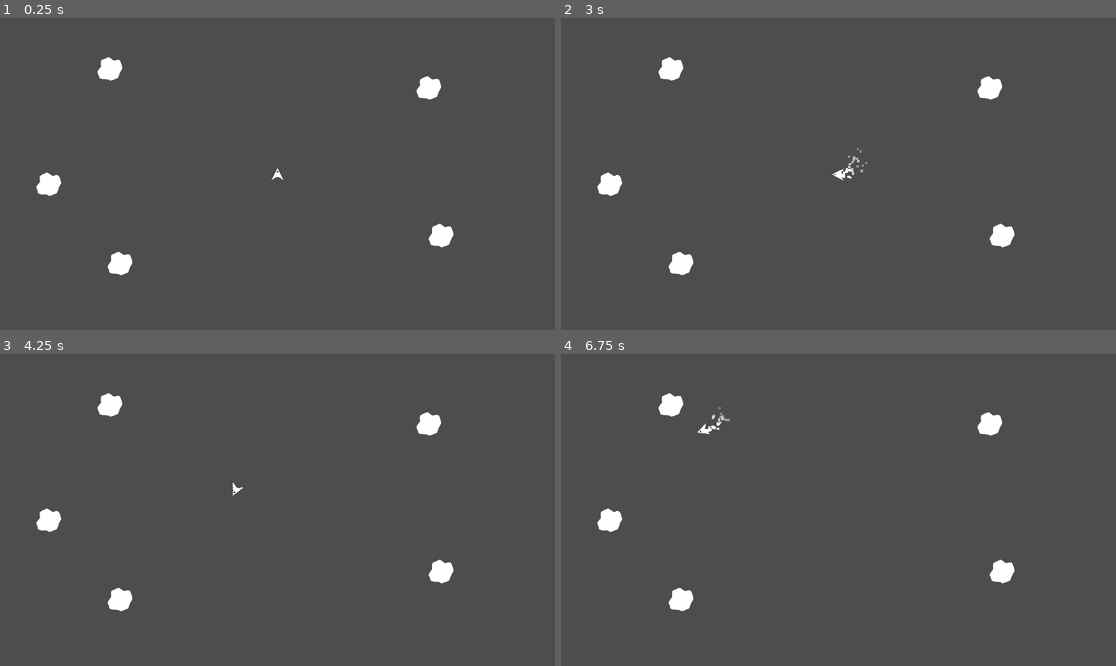
Above: before the commit, frames 1-4 (two rows, left to right).
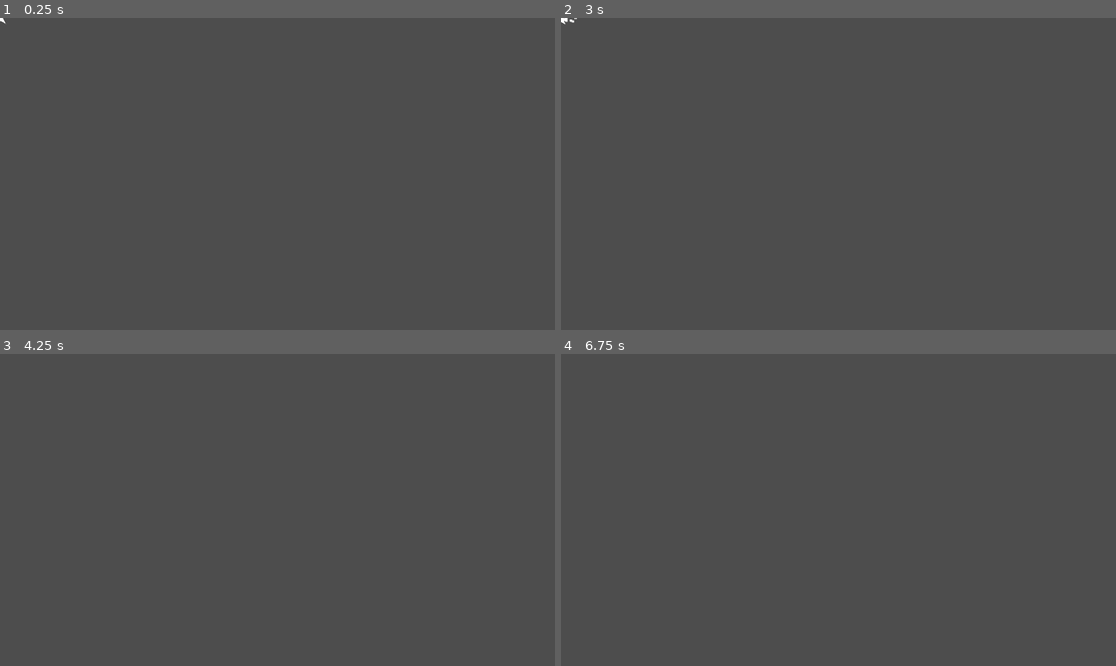
Above: after the commit, the same moments.

Repository: JustinRyanH/1bit_space
Game: Godot game, scene res://scenes/ship/base_ship.tscn
Same seed, same stepped clock (60 frames per second), same inputs: the game is played once before the commit and once after it. Before the commit the project starts from res://scenes/demo.tscn.
Inputs (mouse positions are in pixels of both pictures, inside the frame that each line leads up to):
- Up to frame 1 (0.25 s): no input
- Up to frame 2 (3 s): tap Enter at 0.5, 1.35 s; move the mouse to (672, 67) at 0.52 s; press the mouse at (672, 67) at 0.53 s; hold D (Rotate Right) 0.53-1.28 s; tap Space at 1.25 s; move the mouse to (1005, 236) at 1.27 s; release the mouse at (1005, 236) at 1.28 s; hold A (Rotate Left) 1.28-2.03 s; click (1005, 236) at 1.42 s; move the mouse to (683, 264) at 2.02 s; hold D (Rotate Right) 2.03-2.78 s; tap F at 2.1 s; click (683, 264) at 2.17 s; move the mouse to (610, 183) at 2.77 s; hold W (Accelerate) from 2.78 s (still down); click (610, 183) at 2.85 s
- Up to frame 3 (4.25 s): move the mouse to (427, 422) at 3.52 s; release W (Accelerate) at 3.53 s; hold A (Rotate Left) from 3.53 s (still down); tap Enter at 3.6 s; click (427, 422) at 3.67 s
- Up to frame 4 (6.75 s): tap Enter at 4.25, 5.85, 6.5 s; move the mouse to (672, 463) at 4.27 s; tap F at 4.35, 6.6 s; tap Space at 5 s; move the mouse to (866, 510) at 5.02 s; press the mouse at (866, 510) at 5.03 s; move the mouse to (755, 432) at 5.77 s; release A (Rotate Left) at 5.78 s; release the mouse at (755, 432) at 5.78 s; hold D (Rotate Right) 5.78-6.53 s; move the mouse to (960, 494) at 6.52 s; hold W (Accelerate) from 6.53 s (still down)

The runs differ from the first frame. In frame 1, 1.3% of the frame differs, in the area x 0-82%, y 0-83%; in frame 2, 1.4%; in frame 3, 1.3%; in frame 4, 1.4%.
Error before the commit: Parse Error: Expected indented block after function declaration. (res://scenes/asteroid/asteroid.gd:56)

Commit message:
generate asteroid, point towards middle

Diff:
--- a/project.godot
+++ b/project.godot
@@ -11,7 +11,7 @@
 [application]
 
 config/name="2 Bit Space"
-run/main_scene="res://scenes/demo.tscn"
+run/main_scene="res://scenes/ship/base_ship.tscn"
 config/features=PackedStringArray("4.2", "Forward Plus")
 config/icon="res://icon.svg"
 
--- a/scenes/asteroid/asteroid.gd
+++ b/scenes/asteroid/asteroid.gd
@@ -12,6 +12,7 @@
 
 @onready var death_timer := $DeathTimer as Timer
 @onready var incincible_timer: Timer = $IncincibleTimer
+@onready var visual_despawner: Timer = $VisualDespawner
 
 var is_invincible := true
 
@@ -40,7 +41,7 @@
 
 func destroy_asteroid() -> void:
 	if next_size:
-		asteroid_spawn_bus.spawn_asteroid.emit(next_size, position, linear_velocity * 2, 4)
+		asteroid_spawn_bus.spawn_asteroid.emit(next_size, position, linear_velocity * 2, 2)
 	else:
 		asteroid_spawn_bus.completely_destroyed.emit()
 	queue_free()
@@ -53,4 +54,10 @@
 			health = 0
 
 
-func _on_visible_on_screen_enabler_2d_screen_entered() -> void:
+func _on_visible_on_screen_notifier_2d_screen_entered() -> void:
+	visual_despawner.stop()
+
+
+func _on_visual_despawner_timeout() -> void:
+	asteroid_spawn_bus.completely_destroyed.emit()
+	queue_free()
--- a/scenes/asteroid/asteroid.tscn
+++ b/scenes/asteroid/asteroid.tscn
@@ -10,7 +10,6 @@
 mass = 15.0
 angular_damp_mode = 1
 script = ExtResource("1_qkyu3")
-health = null
 asteroid_spawn_bus = ExtResource("2_3e5r3")
 
 [node name="Sprite2D" type="Sprite2D" parent="."]
@@ -35,4 +34,13 @@
 one_shot = true
 autostart = true
 
+[node name="VisibleOnScreenNotifier2D" type="VisibleOnScreenNotifier2D" parent="."]
+
+[node name="VisualDespawner" type="Timer" parent="."]
+wait_time = 2.0
+one_shot = true
+autostart = true
+
 [connection signal="input_event" from="." to="." method="_on_input_event"]
+[connection signal="screen_entered" from="VisibleOnScreenNotifier2D" to="." method="_on_visible_on_screen_notifier_2d_screen_entered"]
+[connection signal="timeout" from="VisualDespawner" to="." method="_on_visual_despawner_timeout"]
--- a/scenes/demo.tscn
+++ b/scenes/demo.tscn
@@ -1,12 +1,12 @@
 [gd_scene load_steps=9 format=3 uid="uid://chxlq200i23oc"]
 
-[ext_resource type="PackedScene" uid="uid://dkd8g3c3w5l2x" path="res://scenes/ship/base_ship.tscn" id="1_fdexu"]
 [ext_resource type="Script" path="res://systems/world_wrap.gd" id="2_6lyyr"]
 [ext_resource type="Script" path="res://systems/ProjectileManager.gd" id="2_61gvv"]
 [ext_resource type="PackedScene" uid="uid://bkd2qs5sx4twg" path="res://scenes/asteroid/large_asteroid.tscn" id="3_106lf"]
 [ext_resource type="Resource" uid="uid://bpq6y2sq8cpi" path="res://scenes/projectiles/projectile_bus.tres" id="3_coy3l"]
 [ext_resource type="Script" path="res://systems/asteroid_manager.gd" id="3_u0c30"]
 [ext_resource type="Resource" uid="uid://d2s8748m0hk3m" path="res://scenes/asteroid/asteroid_spawn_bus.tres" id="4_68duc"]
+[ext_resource type="PackedScene" uid="uid://bdqty4whx7pna" path="res://scenes/ship/simple_ship.tscn" id="6_c4rmr"]
 
 [sub_resource type="RectangleShape2D" id="RectangleShape2D_16c3m"]
 
@@ -20,10 +20,9 @@
 script = ExtResource("3_u0c30")
 asteroid_spawn_bus = ExtResource("4_68duc")
 spawn_scene = ExtResource("3_106lf")
-max_asteroid_count = 12
 
 [node name="LargeAsteroid2" parent="AsteroidManager" instance=ExtResource("3_106lf")]
-position = Vector2(-695, -437)
+position = Vector2(-723, -424)
 rotation = 0.165485
 
 [node name="LargeAsteroid3" parent="AsteroidManager" instance=ExtResource("3_106lf")]
@@ -42,9 +41,9 @@
 position = Vector2(629, -358)
 rotation = 0.165485
 
-[node name="Ship" parent="." instance=ExtResource("1_fdexu")]
-position = Vector2(2.08165e-12, 2.08165e-12)
-collision_layer = 2049
+[node name="ShipManager" type="Node2D" parent="."]
+
+[node name="Ship" parent="ShipManager" instance=ExtResource("6_c4rmr")]
 
 [node name="WorldWrap" type="Node2D" parent="." node_paths=PackedStringArray("camera", "bounds")]
 unique_name_in_owner = true
--- /dev/null
+++ b/scenes/ship/simple_ship.tscn
@@ -0,0 +1,5 @@
+[gd_scene load_steps=2 format=3 uid="uid://bdqty4whx7pna"]
+
+[ext_resource type="PackedScene" uid="uid://dkd8g3c3w5l2x" path="res://scenes/ship/base_ship.tscn" id="1_t44gd"]
+
+[node name="Ship" instance=ExtResource("1_t44gd")]
--- a/systems/asteroid_manager.gd
+++ b/systems/asteroid_manager.gd
@@ -37,7 +37,6 @@
 		add_child(node)
 
 func spawn_new_asteroid() -> void:
-	print("spawn new asteroid")
 	var total_children = get_child_count()
 	if total_children >= max_asteroid_count: return
 	var random_side: Side = randi_range(0, 3)
@@ -66,17 +65,12 @@
 func spawn_random_bottom() -> void:
 	var bounds = world_wrap.get_bounds()
 
-	var random_speed = randf_range(100, 300)
 	var y = bounds.size.y * 0.5 + 200
 	var x = random_x(bounds)
-	var node = spawn_scene.instantiate() as Asteroid
+	var new_position = Vector2(x, y)
 
-	node.position = Vector2(x, y)
-	node.look_at(Vector2.ZERO)
-	var direction = Vector2.UP
+	create_a_asteroid(new_position)
 
-	node.linear_velocity = direction * random_speed
-	add_child(node)
 
 func random_angle() -> float:
 	return randf_range(-PI / 8, PI / 8)
@@ -86,3 +80,15 @@
 
 func random_y(bounds: Rect2) -> float:
 	return randf_range(EDGE_OFFSET + bounds.position.y, (bounds.size.y / 2) - EDGE_OFFSET)
+
+
+func create_a_asteroid(new_position: Vector2) -> void:
+	var random_speed = randf_range(100, 300)
+	var node = spawn_scene.instantiate() as Asteroid
+
+	node.position = new_position
+	var direction = (Vector2.ZERO - node.position).normalized().rotated(random_angle())
+
+	node.linear_velocity = direction * random_speed
+	node.modulate.r = 0
+	add_child(node)
Not shown, added: addons/godot-vim/godot-vim.gd
Not shown, added: addons/godot-vim/icon.svg
Not shown, added: addons/godot-vim/icon.svg.import
Not shown, added: addons/godot-vim/plugin.cfg
